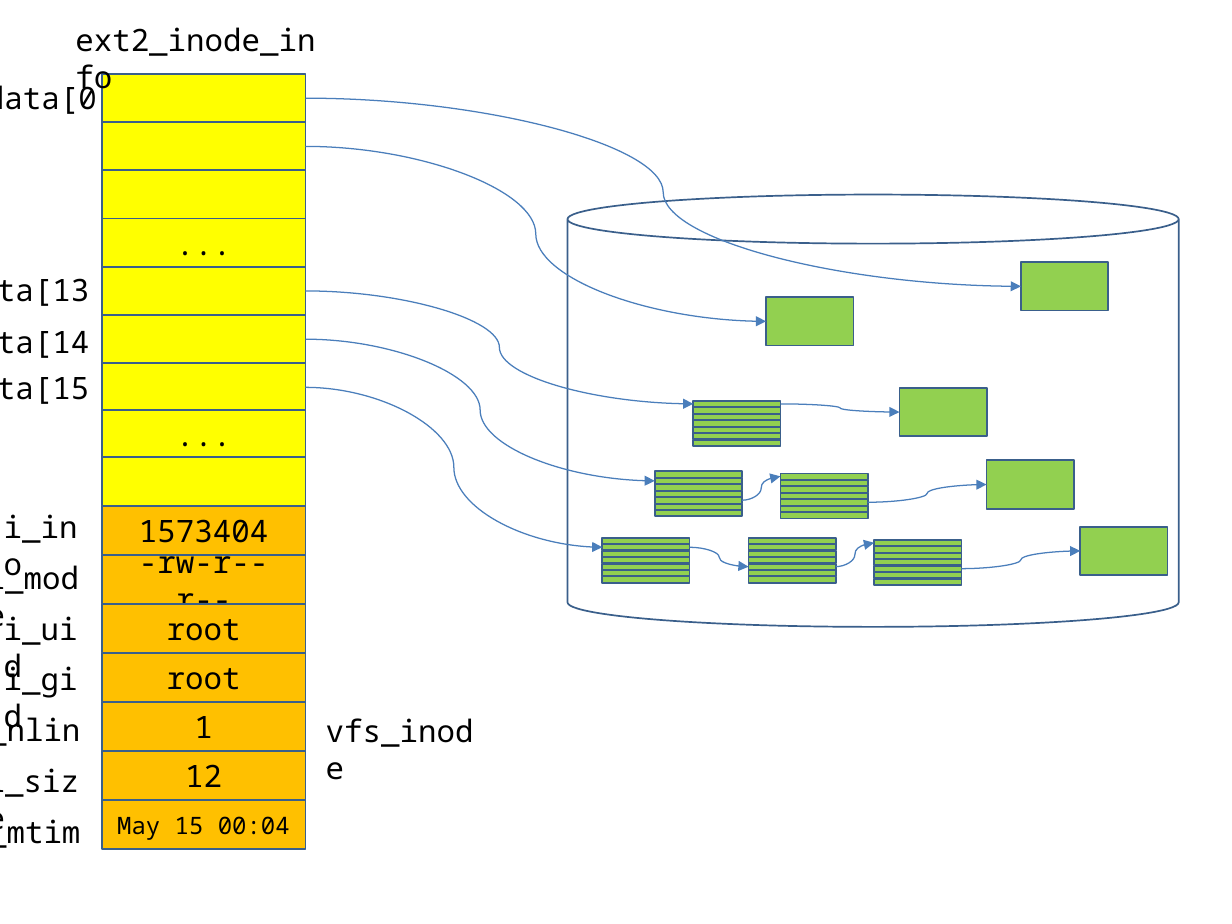
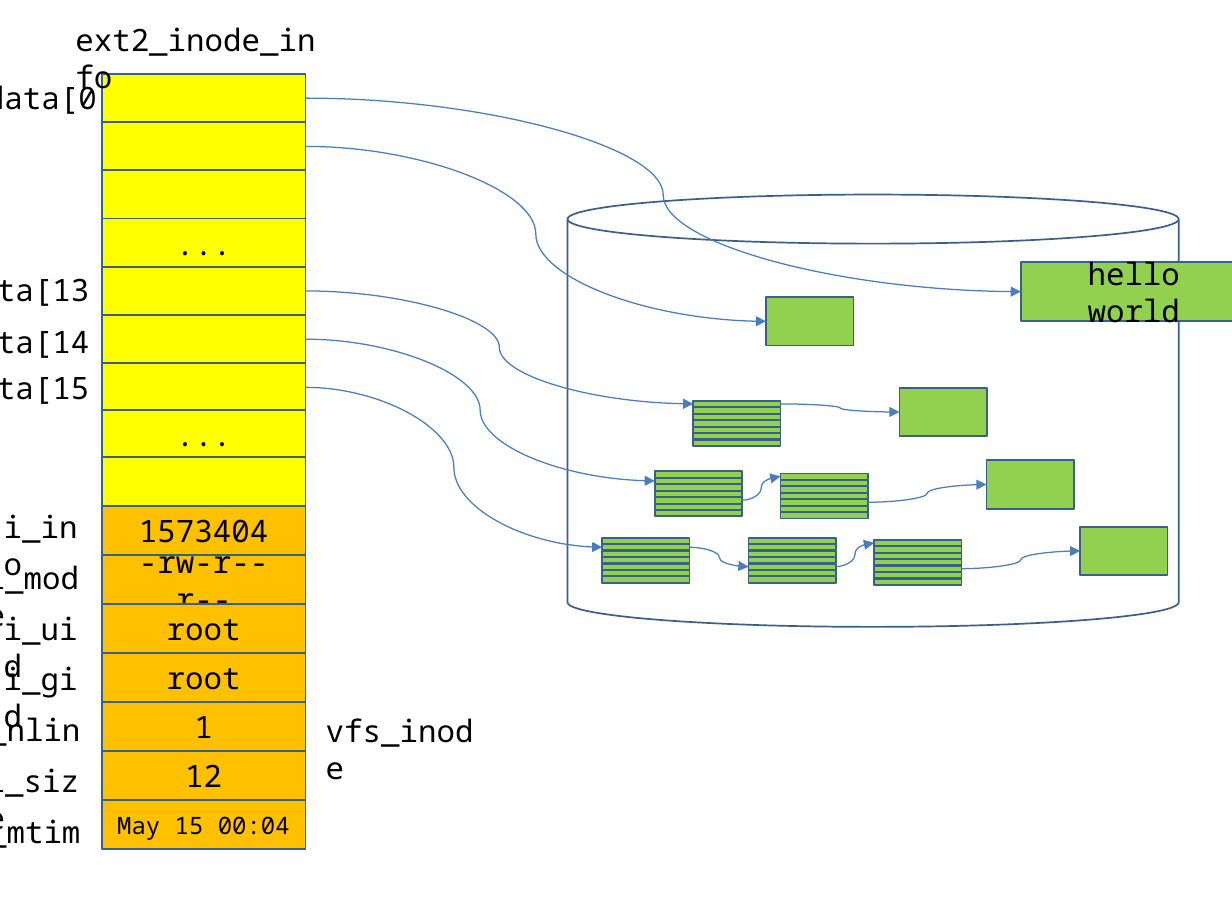
Before and after one commit to imguru-mooc/android-kernel, a slide deck: slide 8 of 03_day.pptx. Drawn at 1232x924 pixels with LibreOffice and Linux fonts; fonts in the diff are those of the drawing. Boxes give left, top, right and bottom in pixels: in the first picture for what was removed or moved away, otherwise in the second. Text is boxed around its words. In the diff, an @@ line names an element or a change of style, - is before the commit and + after.

```diff
--- a/03_day.pptx
+++ b/03_day.pptx
@@ curved arrow moved from (306, 99) - (1021, 286) to (306, 99) - (1021, 292) @@
@@ rectangle "hello world": place and size @@
-rectangle "hello world" at [1021,262,1109,310]
+rectangle "hello world" at [1021,262,1232,322]
@@ text in rectangle at [1088,257,1180,331]: text added @@
+hello world
```
Also in this commit, not shown: 8 slides added, 4 other files.
